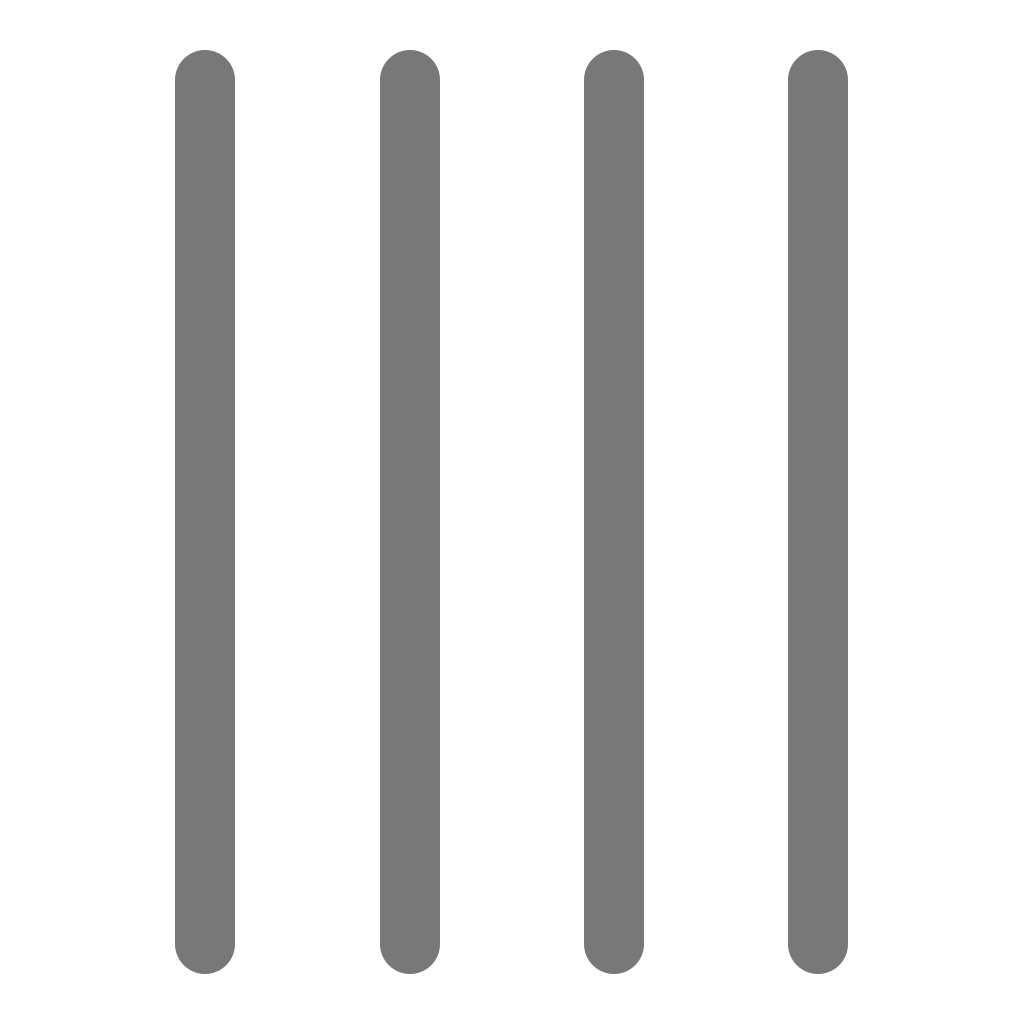
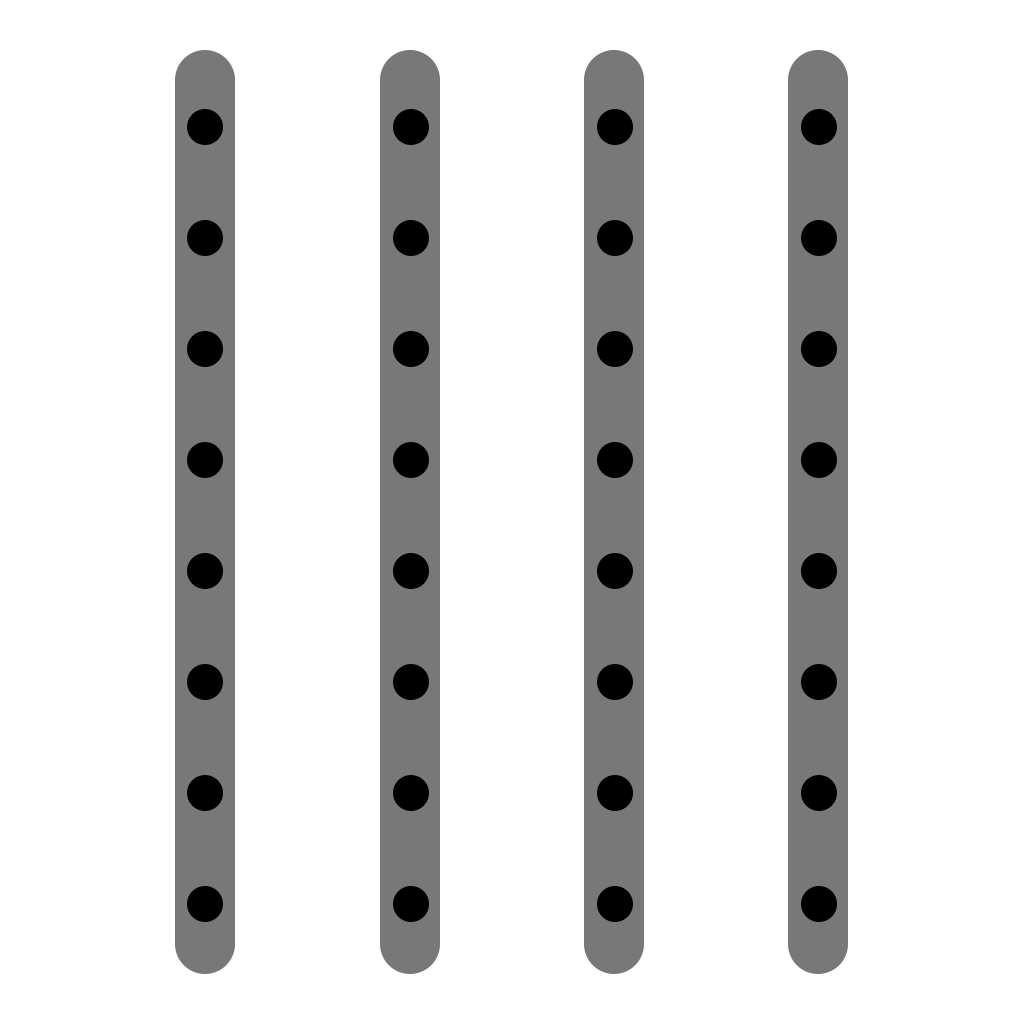
Before/after of a 1024 × 1024 layered artwork. What changed in the layer stack:
added layer "Ellipse 1 copy 10" (1st of 8) above "Ellipse 1 copy 10" over [187, 109, 223, 145]
added layer "Ellipse 1 copy 10" (2nd of 8) above "Ellipse 1 copy 10" over [187, 220, 223, 256]
added layer "Ellipse 1 copy 10" (3rd of 8) above "Ellipse 1 copy 10" over [187, 331, 223, 367]
added layer "Ellipse 1 copy 10" (4th of 8) above "Ellipse 1 copy 10" over [187, 442, 223, 478]
added layer "Ellipse 1 copy 10" (5th of 8) above "Ellipse 1 copy 10" over [187, 553, 223, 589]
added layer "Ellipse 1 copy 10" (6th of 8) above "Ellipse 1 copy 10" over [187, 664, 223, 700]
added layer "Ellipse 1 copy 10" (7th of 8) above "Ellipse 1 copy 10" over [187, 775, 223, 811]
added layer "Ellipse 1 copy 10" (8th of 8) above "Ellipse 1 copy 9" over [187, 886, 223, 922]
added layer "Ellipse 1 copy 9" (1st of 8) above "Ellipse 1 copy 9" over [393, 109, 429, 145]
added layer "Ellipse 1 copy 9" (2nd of 8) above "Ellipse 1 copy 9" over [393, 220, 429, 256]
added layer "Ellipse 1 copy 9" (3rd of 8) above "Ellipse 1 copy 9" over [393, 331, 429, 367]
added layer "Ellipse 1 copy 9" (4th of 8) above "Ellipse 1 copy 9" over [393, 442, 429, 478]
added layer "Ellipse 1 copy 9" (5th of 8) above "Ellipse 1 copy 9" over [393, 553, 429, 589]
added layer "Ellipse 1 copy 9" (6th of 8) above "Ellipse 1 copy 9" over [393, 664, 429, 700]
added layer "Ellipse 1 copy 9" (7th of 8) above "Ellipse 1 copy 9" over [393, 775, 429, 811]
added layer "Ellipse 1 copy 9" (8th of 8) above "Ellipse 1 copy 8" over [393, 886, 429, 922]
added layer "Ellipse 1 copy 8" (1st of 8) above "Ellipse 1 copy 8" over [597, 109, 633, 145]
added layer "Ellipse 1 copy 8" (2nd of 8) above "Ellipse 1 copy 8" over [597, 220, 633, 256]
added layer "Ellipse 1 copy 8" (3rd of 8) above "Ellipse 1 copy 8" over [597, 331, 633, 367]
added layer "Ellipse 1 copy 8" (4th of 8) above "Ellipse 1 copy 8" over [597, 442, 633, 478]
…and 12 more changes (12 added)
